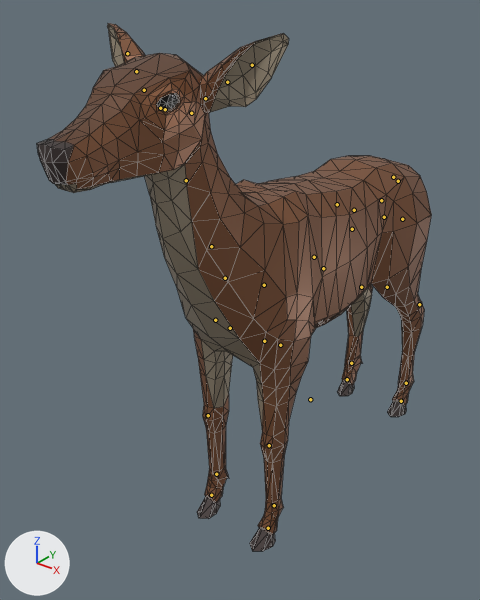
Two versions of the glTF model src/HomeBlaze/HomeBlaze.Game.Nature/wwwroot/models/animals/deer.glb, one commit apart.
Rendered twice from a camera (50 mm lens) standing at (2.92, -4.79, 4.53) and looking at (-0.36, -0.69, 1.99). Arrows for +X, +Y and +Z are at lower left; the lights stay in place. The first picture is the older version. The bones that change, and the others that lie on the model, are drawn over the model as lines. Mesh edges are drawn as thin lines.

The first picture shows 'Deer'.
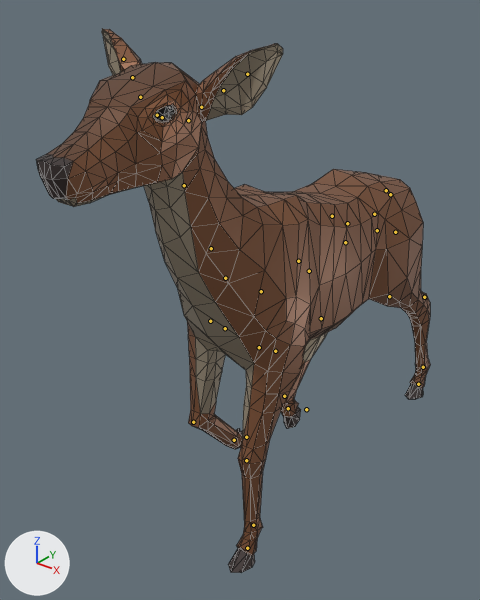
The newer file adds an action. The first version stands in its rest pose; the second is drawn at frame 17 of the action 'Walk'.

Location of each change, [x1, y1, x2, y2] in pixels of the pictures (480 x 600 px):
'Deer', posed: before [37, 23, 431, 551]; after [36, 29, 431, 573]
bone 'Body', root to tip: before (310, 399) to (310, 397); after (306, 409) to (306, 407)
bone 'Torso2', root to tip: before (314, 257) to (314, 257); after (309, 271) to (309, 271)
bone 'FrontUpperLeg.L', root to tip: before (280, 345) to (280, 346); after (275, 351) to (275, 352)
bone 'FrontLowerLeg.L', root to tip: before (269, 445) to (269, 446); after (246, 460) to (246, 461)
bone 'FrontShoulder.R', root to tip: before (230, 328) to (229, 327); after (225, 328) to (224, 328)
bone 'FrontUpperLeg.R', root to tip: before (215, 320) to (215, 321); after (210, 321) to (210, 322)
bone 'FrontLowerLeg.R', root to tip: before (208, 415) to (208, 416); after (193, 422) to (194, 422)
bone 'BackShoulder.L', root to tip: before (384, 217) to (384, 217); after (377, 230) to (377, 230)
bone 'BackUpperLeg.L', root to tip: before (387, 287) to (387, 287); after (389, 296) to (390, 296)
bone 'BackLowerLeg.L', root to tip: before (419, 304) to (419, 305); after (424, 297) to (424, 297)
bone 'BackShoulder.R', root to tip: before (354, 210) to (353, 210); after (347, 223) to (347, 223)
bone 'BackLeg.R', root to tip: before (337, 204) to (337, 205); after (332, 216) to (331, 216)
bone 'BackUpperLeg.R', root to tip: before (323, 268) to (324, 269); after (298, 261) to (299, 261)
bone 'BackLowerLeg.R', root to tip: before (361, 287) to (361, 288); after (321, 318) to (320, 319)
bone 'IKBackLeg.L', root to tip: before (406, 383) to (406, 384); after (423, 367) to (423, 368)
bone 'IKFrontLeg.L', root to tip: before (274, 505) to (273, 507); after (253, 525) to (253, 526)
bone 'IKBackLeg.R', root to tip: before (351, 363) to (351, 364); after (284, 396) to (284, 397)
bone 'IKFrontLeg.R', root to tip: before (216, 474) to (216, 475); after (234, 440) to (234, 440)

The change, as a diff of the scene's bpy script:
```diff
--- a/src/HomeBlaze/HomeBlaze.Game.Nature/wwwroot/models/animals/deer.glb.py
+++ b/src/HomeBlaze/HomeBlaze.Game.Nature/wwwroot/models/animals/deer.glb.py
@@ bone_body @@
 bone_body = bpy.data.objects['AnimalArmature'].pose.bones['Body']
-bone_body.location = (0.0, 0.0, 0.0)
-bone_body.rotation_quaternion = (1.0, 0.0, 0.0, 0.0)  # degrees (0, 0, 0)
+bone_body.location = (-0.0006, -0.0015, -0.0002)
+bone_body.rotation_quaternion = (1.0, 0.0, 0.007, 0.0)  # degrees (0, 1, 0)
@@ bone_torso2 @@
 bone_torso2 = bpy.data.objects['AnimalArmature'].pose.bones['Torso2']  # child of 'Torso'
-bone_torso2.rotation_quaternion = (1.0, 0.0, 0.0, 0.0)  # degrees (0, 0, 0)
+bone_torso2.rotation_quaternion = (0.999, 0.048, 0.0, 0.0)  # degrees (5, 0, 0)
@@ bone_neck1 @@
 bone_neck1 = bpy.data.objects['AnimalArmature'].pose.bones['Neck1']  # child of 'Torso3'
-bone_neck1.rotation_quaternion = (1.0, 0.0, 0.0, 0.0)  # degrees (0, 0, 0)
+bone_neck1.rotation_quaternion = (0.997, -0.071, 0.0, 0.0)  # degrees (-8, 0, 0)
@@ bone_frontupperleg_l @@
 bone_frontupperleg_l = bpy.data.objects['AnimalArmature'].pose.bones['FrontUpperLeg.L']  # child of 'FrontShoulder.L'
-bone_frontupperleg_l.rotation_quaternion = (1.0, 0.0, 0.0, 0.0)  # degrees (0, 0, 0)
+bone_frontupperleg_l.rotation_quaternion = (0.995, -0.1, 0.008, -0.009)  # degrees (-12, 1, -1)
@@ bone_frontlowerleg_l @@
 bone_frontlowerleg_l = bpy.data.objects['AnimalArmature'].pose.bones['FrontLowerLeg.L']  # child of 'FrontUpperLeg.L'
-bone_frontlowerleg_l.rotation_quaternion = (1.0, 0.0, 0.0, 0.0)  # degrees (0, 0, 0)
+bone_frontlowerleg_l.rotation_quaternion = (0.992, -0.127, 0.0, 0.0)  # degrees (-15, 0, 0)
@@ bone_frontshoulder_r @@
 bone_frontshoulder_r = bpy.data.objects['AnimalArmature'].pose.bones['FrontShoulder.R']  # child of 'Torso2'
-bone_frontshoulder_r.location = (0.0, 0.0, 0.0)
+bone_frontshoulder_r.location = (0.0004, 0.0001, 0.0)
@@ bone_frontupperleg_r @@
 bone_frontupperleg_r = bpy.data.objects['AnimalArmature'].pose.bones['FrontUpperLeg.R']  # child of 'FrontShoulder.R'
-bone_frontupperleg_r.rotation_quaternion = (1.0, 0.0, 0.0, 0.0)  # degrees (0, 0, 0)
+bone_frontupperleg_r.rotation_quaternion = (0.999, -0.035, 0.01, -0.012)  # degrees (-4, 1, -1)
@@ bone_frontlowerleg_r @@
 bone_frontlowerleg_r = bpy.data.objects['AnimalArmature'].pose.bones['FrontLowerLeg.R']  # child of 'FrontUpperLeg.R'
-bone_frontlowerleg_r.rotation_quaternion = (1.0, 0.0, 0.0, 0.0)  # degrees (0, 0, 0)
+bone_frontlowerleg_r.rotation_quaternion = (-0.912, 0.41, 0.0, 0.0)  # degrees (-48, 0, 0)
@@ bone_backshoulder_l @@
 bone_backshoulder_l = bpy.data.objects['AnimalArmature'].pose.bones['BackShoulder.L']  # child of 'Back'
-bone_backshoulder_l.rotation_quaternion = (1.0, 0.0, 0.0, 0.0)  # degrees (0, 0, 0)
+bone_backshoulder_l.rotation_quaternion = (-0.994, 0.003, -0.107, -0.02)  # degrees (0, 12, 2)
@@ bone_backupperleg_l @@
 bone_backupperleg_l = bpy.data.objects['AnimalArmature'].pose.bones['BackUpperLeg.L']  # child of 'BackLeg.L'
-bone_backupperleg_l.rotation_quaternion = (1.0, 0.0, 0.0, 0.0)  # degrees (0, 0, 0)
+bone_backupperleg_l.rotation_quaternion = (1.0, -0.015, -0.001, -0.002)  # degrees (-2, 0, 0)
@@ bone_backlowerleg_l @@
 bone_backlowerleg_l = bpy.data.objects['AnimalArmature'].pose.bones['BackLowerLeg.L']  # child of 'BackUpperLeg.L'
-bone_backlowerleg_l.rotation_quaternion = (1.0, 0.0, 0.0, 0.0)  # degrees (0, 0, 0)
+bone_backlowerleg_l.rotation_quaternion = (-1.0, 0.017, 0.0, -0.001)  # degrees (-2, 0, 0)
@@ bone_backshoulder_r @@
 bone_backshoulder_r = bpy.data.objects['AnimalArmature'].pose.bones['BackShoulder.R']  # child of 'Back'
-bone_backshoulder_r.rotation_quaternion = (1.0, 0.0, 0.0, 0.0)  # degrees (0, 0, 0)
+bone_backshoulder_r.rotation_quaternion = (-0.927, 0.023, -0.371, 0.055)  # degrees (-7, 43, -9)
@@ bone_backleg_r @@
 bone_backleg_r = bpy.data.objects['AnimalArmature'].pose.bones['BackLeg.R']  # child of 'BackShoulder.R'
-bone_backleg_r.rotation_quaternion = (1.0, 0.0, 0.0, 0.0)  # degrees (0, 0, 0)
+bone_backleg_r.rotation_quaternion = (0.999, -0.02, 0.019, -0.028)  # degrees (-2, 2, -3)
@@ bone_backupperleg_r @@
 bone_backupperleg_r = bpy.data.objects['AnimalArmature'].pose.bones['BackUpperLeg.R']  # child of 'BackLeg.R'
-bone_backupperleg_r.rotation_quaternion = (1.0, 0.0, 0.0, 0.0)  # degrees (0, 0, 0)
+bone_backupperleg_r.rotation_quaternion = (0.986, 0.165, -0.019, -0.024)  # degrees (19, -2, -3)
@@ bone_backlowerleg_r @@
 bone_backlowerleg_r = bpy.data.objects['AnimalArmature'].pose.bones['BackLowerLeg.R']  # child of 'BackUpperLeg.R'
-bone_backlowerleg_r.rotation_quaternion = (1.0, 0.0, 0.0, 0.0)  # degrees (0, 0, 0)
+bone_backlowerleg_r.rotation_quaternion = (-0.98, -0.197, 0.0, -0.021)  # degrees (23, -1, 2)
@@ bone_ikbackleg_l @@
 bone_ikbackleg_l = bpy.data.objects['AnimalArmature'].pose.bones['IKBackLeg.L']
-bone_ikbackleg_l.location = (0.0, 0.0, 0.0)
+bone_ikbackleg_l.location = (0.0, -0.0016, 0.0043)
@@ bone_ikfrontleg_l @@
 bone_ikfrontleg_l = bpy.data.objects['AnimalArmature'].pose.bones['IKFrontLeg.L']
-bone_ikfrontleg_l.location = (0.0, 0.0, 0.0)
+bone_ikfrontleg_l.location = (0.0, 0.0011, -0.0028)
@@ bone_ikbackleg_r @@
 bone_ikbackleg_r = bpy.data.objects['AnimalArmature'].pose.bones['IKBackLeg.R']
-bone_ikbackleg_r.location = (0.0, 0.0, 0.0)
-bone_ikbackleg_r.rotation_quaternion = (1.0, 0.0, 0.0, 0.0)  # degrees (0, 0, 0)
+bone_ikbackleg_r.location = (0.0, 0.0027, -0.0142)
+bone_ikbackleg_r.rotation_quaternion = (0.926, 0.377, 0.0, 0.0)  # degrees (44, 0, 0)
@@ bone_ikfrontleg_r @@
 bone_ikfrontleg_r = bpy.data.objects['AnimalArmature'].pose.bones['IKFrontLeg.R']
-bone_ikfrontleg_r.location = (0.0, 0.0, 0.0)
-bone_ikfrontleg_r.rotation_quaternion = (1.0, 0.0, 0.0, 0.0)  # degrees (0, 0, 0)
+bone_ikfrontleg_r.location = (0.0, -0.0032, 0.0016)
+bone_ikfrontleg_r.rotation_quaternion = (0.711, 0.703, 0.0, 0.0)  # degrees (89, 0, 0)
```
